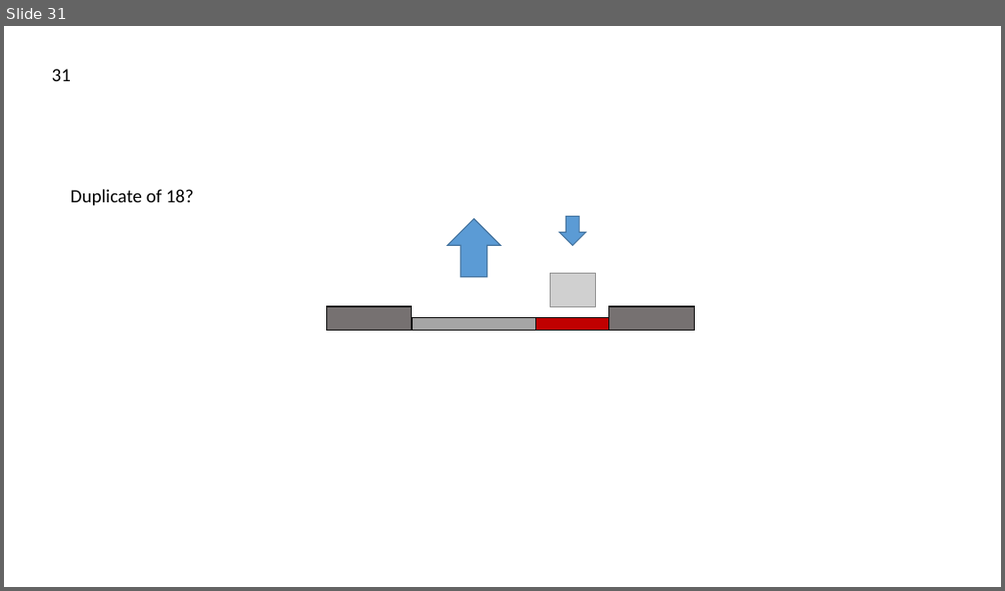
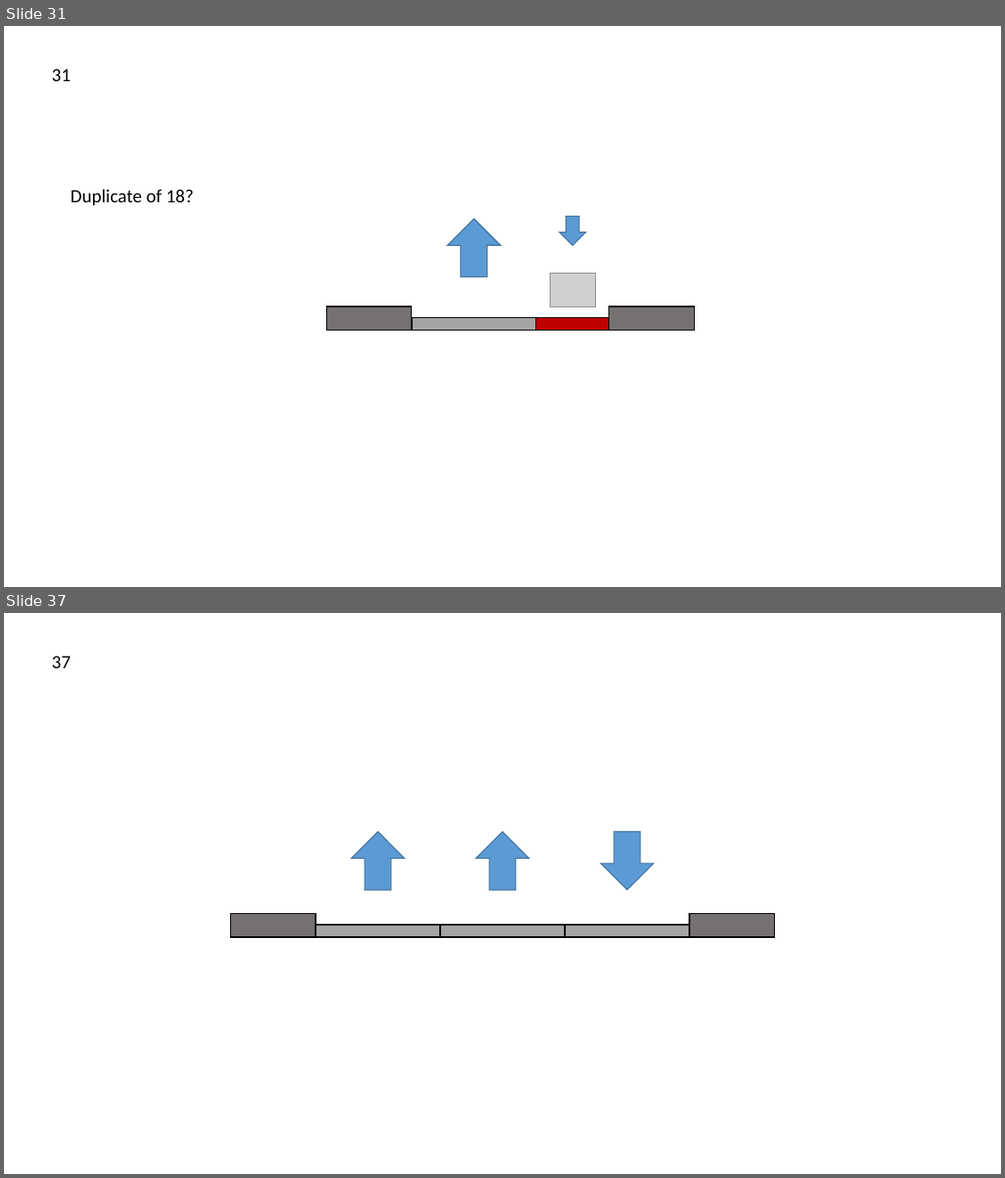
Before and after one commit to cyipt/cyipt, a slide deck: roadtypes.pptx. Shown one above the other, each under a label of ours: slide 31 before the commit, slides 31 and 37 after it; the slides between them are not shown. The pictures are 1005x591 and 1005x1178 pixels, drawn with LibreOffice and Linux fonts; fonts in the diff are those of the drawing; grey boxes stand for pictures. Boxes give left, top, right and bottom in pixels: in the first picture for what was removed or moved away, otherwise in the second. Text is boxed around its words. In the diff, an @@ line names an element or a change of style, - is before the commit and + after.

```diff
--- a/roadtypes.pptx
+++ b/roadtypes.pptx
@@ slide 37 added at box(4, 613, 1001, 1174), background #FFFFFF @@
@@ text added at box(52, 656, 71, 668), 18 pt, text #000000 @@
+37
@@ down arrow added at box(352, 831, 404, 890), fill #5B9BD5, outline #43739E 1 pt @@
@@ down arrow added at box(476, 831, 529, 890), fill #5B9BD5, outline #43739E 1 pt @@
@@ down arrow added at box(600, 831, 654, 890), fill #5B9BD5, outline #43739E 1 pt @@
@@ rectangle added at box(231, 913, 316, 937), fill #767171, outline #000000 1 pt @@
@@ rectangle added at box(316, 925, 441, 938), fill #A5A5A5, outline #000000 1 pt @@
@@ rectangle added at box(440, 925, 565, 938), fill #A5A5A5, outline #000000 1 pt @@
@@ rectangle added at box(565, 925, 689, 938), fill #A5A5A5, outline #000000 1 pt @@
@@ rectangle added at box(689, 913, 775, 937), fill #767171, outline #000000 1 pt @@
```
Also in this commit, not shown: 4 slides changed, 8 other slides added, 29 other files.
